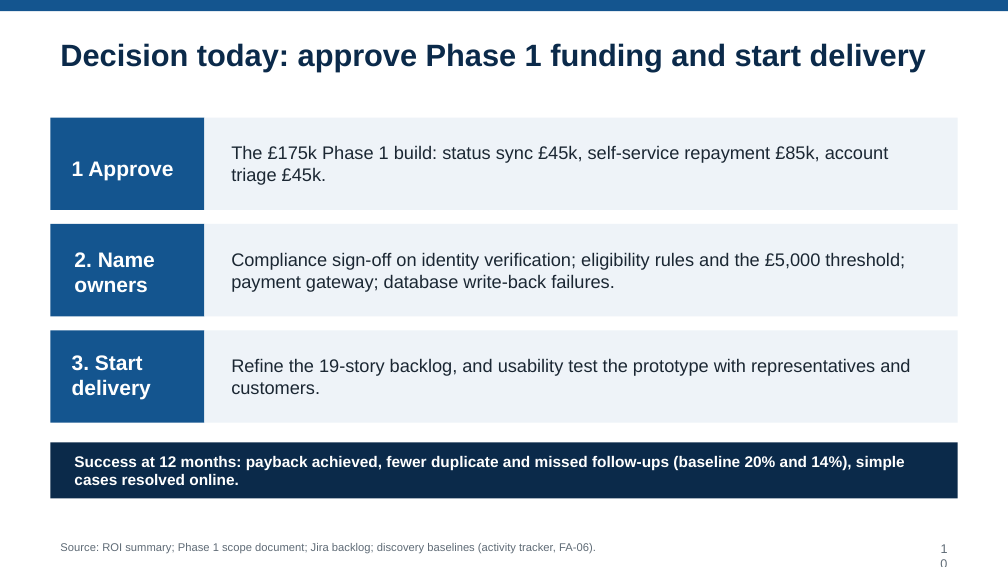
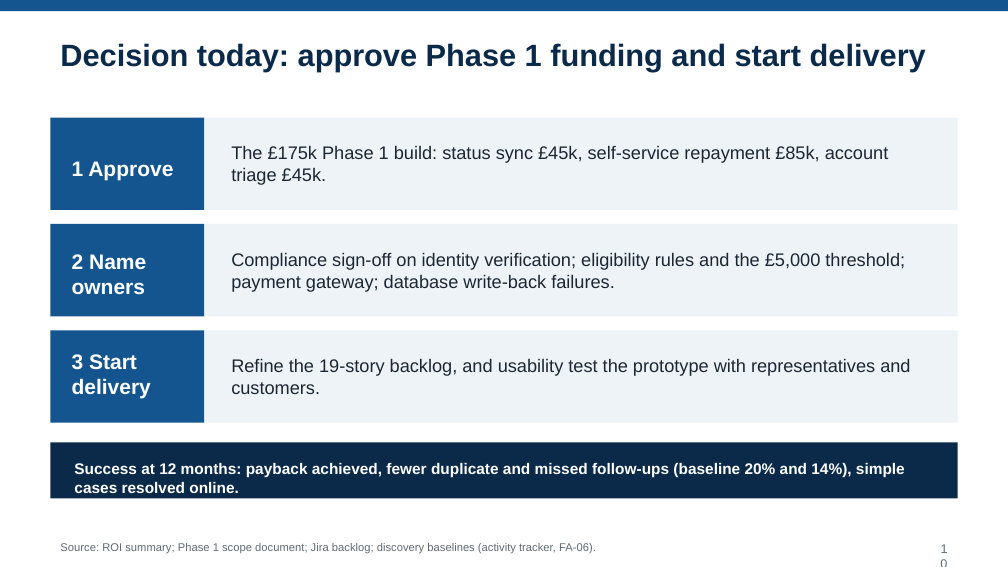
Before and after one commit to elanagathinji-ops/Coursework-Technical-Business-Analyst-Week-2, a slide deck: slide 10 of submissions/executive-briefing.pptx. Drawn at 1008x567 pixels with LibreOffice and Linux fonts; fonts in the diff are those of the drawing. Boxes give left, top, right and bottom in pixels: in the first picture for what was removed or moved away, otherwise in the second. Text is boxed around its words. In the diff, an @@ line names an element or a change of style, - is before the commit and + after.

Commit message:
slide deck

```diff
--- a/submissions/executive-briefing.pptx
+++ b/submissions/executive-briefing.pptx
@@ text at <box>72,254,146,295</box>: text changed @@
-2. Name owners
+2 Name owners
@@ text at <box>72,354,151,398</box>: text changed @@
-3. Start delivery
+3 Start delivery
@@ text "Success at 12 months: payback ...": place and size @@
-text "Success at 12 months: payback ..." at <box>74,456,905,485</box>
+text "Success at 12 months: payback ..." at <box>74,463,905,493</box>
```
Also in this commit, not shown: 4 other slides changed.
